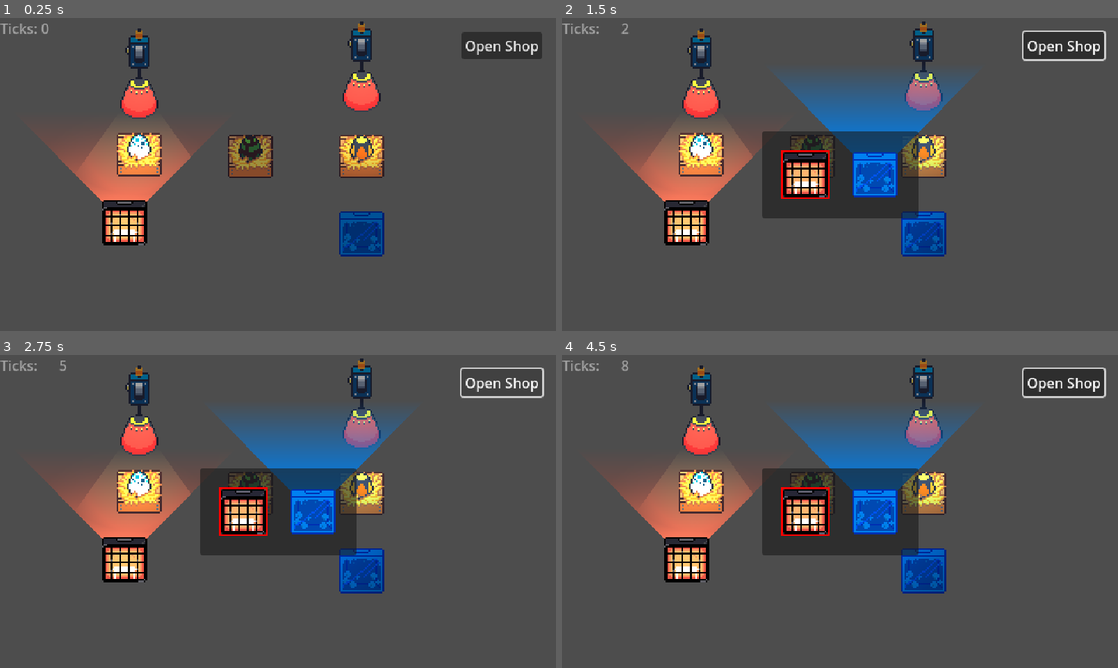
Above: before the commit, frames 1-4 (two rows, left to right).
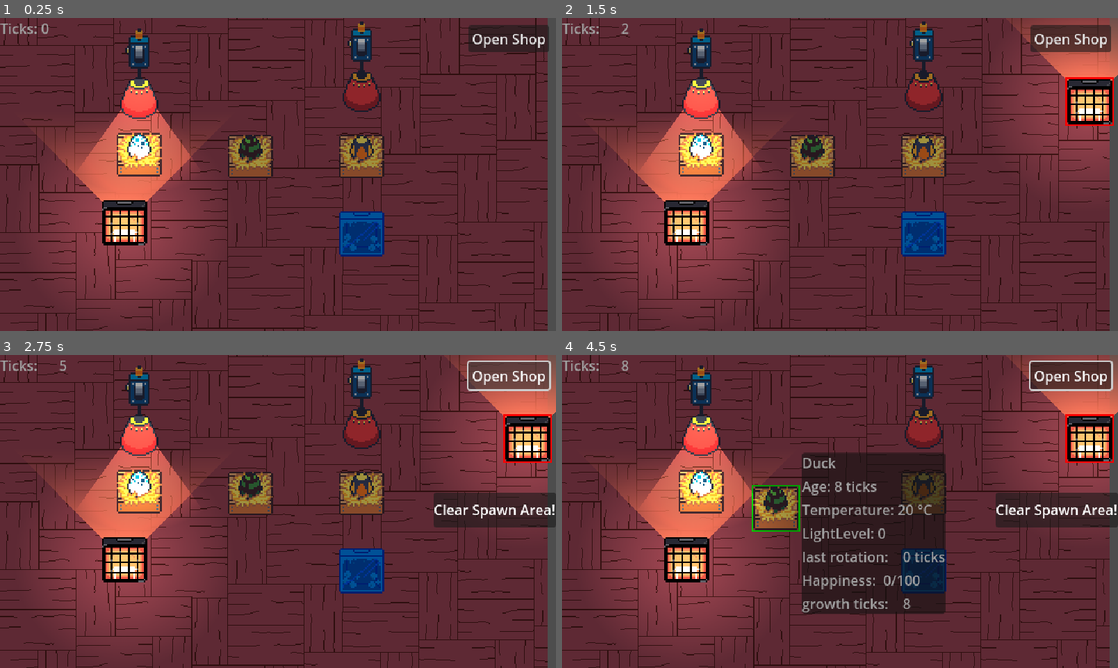
Above: after the commit, the same moments.

Repository: Chris-GW/eggs_incubation_station
Game: Godot game, scene res://main.tscn
Same seed, same stepped clock (60 frames per second), same inputs: the game is played once before the commit and once after it.
Inputs (mouse positions are in pixels of both pictures, inside the frame that each line leads up to):
- Up to frame 1 (0.25 s): no input
- Up to frame 2 (1.5 s): click "Open Shop" at 0.5 s; click (762, 140) at 1.27 s
- Up to frame 3 (2.75 s): click "Open Shop" at 2 s
- Up to frame 4 (4.5 s): click "Open Shop" at 2.75 s; tap Enter at 3.5 s; drag from (701, 492) to (923, 492) at 3.52 s; drag from (812, 492) to (684, 558) at 4.27 s

The runs differ from the first frame. In frame 1, 90% of the frame differs, in the area x 0-99%, y 0-100%; in frame 2, 92%, in the area x 0-100%, y 0-100%; in frame 3, 92%; in frame 4, 90%.

Commit message:
first working shop, added wooden floor background

Diff:
--- a/main.tscn
+++ b/main.tscn
@@ -1,7 +1,8 @@
-[gd_scene load_steps=11 format=3 uid="uid://dfyxn8l8uy0hm"]
+[gd_scene load_steps=13 format=3 uid="uid://dfyxn8l8uy0hm"]
 
 [ext_resource type="Script" uid="uid://jvepttfn2388" path="res://scripts/main.gd" id="1_ig7tw"]
 [ext_resource type="PackedScene" uid="uid://dj04gpqp0lx15" path="res://scenes/incubation_station.tscn" id="2_0xm2m"]
+[ext_resource type="Texture2D" uid="uid://cj6bgb1vq6cuq" path="res://assets/egg_bg_game_jam_July_2025.png" id="2_efxa6"]
 [ext_resource type="Resource" uid="uid://igwpka7ehvvf" path="res://scripts/egg_creatures/creature_chicken.tres" id="3_1bvp3"]
 [ext_resource type="PackedScene" uid="uid://bb2c5mlyg7sy4" path="res://scenes/devices/heater.tscn" id="3_h2yge"]
 [ext_resource type="Resource" uid="uid://5hgtftfyu4uv" path="res://scripts/egg_creatures/creature_duck.tres" id="4_lquwl"]
@@ -11,8 +12,26 @@
 [ext_resource type="PackedScene" uid="uid://dv57jw1jlbgw" path="res://scenes/shop/device_shop.tscn" id="9_kek77"]
 [ext_resource type="PackedScene" uid="uid://d2xwmhitg3r0s" path="res://scenes/shop/egg_reward.tscn" id="10_4c57u"]
 
+[sub_resource type="RectangleShape2D" id="RectangleShape2D_4c57u"]
+size = Vector2(64, 110)
+
 [node name="Main" type="Node2D"]
 script = ExtResource("1_ig7tw")
+
+[node name="BackgroundSprite2D" type="Sprite2D" parent="."]
+z_index = -20
+position = Vector2(315, 180)
+texture = ExtResource("2_efxa6")
+
+[node name="SpawnArea2D" type="Area2D" parent="."]
+position = Vector2(607, 96)
+metadata/_edit_group_ = true
+
+[node name="Marker2D" type="Marker2D" parent="SpawnArea2D"]
+unique_name_in_owner = true
+
+[node name="CollisionShape2D" type="CollisionShape2D" parent="SpawnArea2D"]
+shape = SubResource("RectangleShape2D_4c57u")
 
 [node name="Map" type="Node2D" parent="."]
 
@@ -64,10 +83,10 @@
 anchors_preset = 1
 anchor_left = 1.0
 anchor_right = 1.0
-offset_left = -109.0
-offset_top = 16.0
-offset_right = -16.0
-offset_bottom = 47.0
+offset_left = -101.0
+offset_top = 8.0
+offset_right = -8.0
+offset_bottom = 39.0
 grow_horizontal = 0
 text = "Open Shop"
 
@@ -85,6 +104,21 @@
 offset_right = 303.5
 offset_bottom = 122.5
 
+[node name="ClearSpawnArea" type="PanelContainer" parent="CanvasLayer"]
+visible = false
+anchors_preset = 1
+anchor_left = 1.0
+anchor_right = 1.0
+offset_left = -141.0
+offset_top = 158.0
+offset_bottom = 198.0
+grow_horizontal = 0
+
+[node name="Label" type="Label" parent="CanvasLayer/ClearSpawnArea"]
+layout_mode = 2
+text = "Clear Spawn Area!"
+
 [connection signal="timeout" from="GameTickTimer" to="." method="_on_game_tick_timer_timeout"]
 [connection signal="pressed" from="CanvasLayer/OpenShopButton" to="." method="_on_open_shop_button_pressed"]
+[connection signal="device_bought" from="CanvasLayer/DeviceShop" to="." method="_on_device_shop_device_bought"]
 [connection signal="creature_choosen" from="CanvasLayer/EggReward" to="." method="_on_egg_reward_creature_choosen"]
--- a/project.godot
+++ b/project.godot
@@ -41,6 +41,7 @@
 
 2d_physics/layer_2="egg_layer"
 2d_physics/layer_3="device_layer"
+2d_physics/layer_4="station_layer"
 
 [physics]
 
--- a/scenes/devices/cooler.tscn
+++ b/scenes/devices/cooler.tscn
@@ -37,6 +37,8 @@
 
 [node name="EggEffectArea2D" type="Area2D" parent="."]
 z_index = -2
+collision_layer = 0
+collision_mask = 2
 monitorable = false
 
 [node name="Polygon2D" type="Polygon2D" parent="EggEffectArea2D"]
--- a/scenes/devices/hanging_lamp.tscn
+++ b/scenes/devices/hanging_lamp.tscn
@@ -67,6 +67,8 @@
 [node name="EggEffectArea2D" type="Area2D" parent="."]
 z_index = -2
 position = Vector2(0, 24)
+collision_layer = 0
+collision_mask = 2
 monitorable = false
 
 [node name="CollisionPolygon2D" type="CollisionPolygon2D" parent="EggEffectArea2D"]
@@ -82,9 +84,9 @@
 visible = false
 z_index = 5
 offset_left = 38.0
-offset_top = -49.0
+offset_top = -25.0
 offset_right = 185.0
-offset_bottom = 28.0
+offset_bottom = 25.0
 metadata/_edit_group_ = true
 
 [node name="BoxContainer" type="BoxContainer" parent="HoverPanelContainer"]
@@ -102,7 +104,7 @@
 [node name="IntensityLabel" type="Label" parent="HoverPanelContainer/BoxContainer"]
 unique_name_in_owner = true
 layout_mode = 2
-text = "Intensity: 65"
+text = "Intensity: 1244 lux"
 
 [connection signal="input_event" from="." to="." method="_on_input_event"]
 [connection signal="mouse_entered" from="." to="." method="_on_mouse_entered"]
--- a/scenes/devices/heater.tscn
+++ b/scenes/devices/heater.tscn
@@ -36,6 +36,8 @@
 
 [node name="EggEffectArea2D" type="Area2D" parent="."]
 z_index = -2
+collision_layer = 0
+collision_mask = 2
 monitorable = false
 
 [node name="Polygon2D" type="Polygon2D" parent="EggEffectArea2D"]
@@ -56,6 +58,7 @@
 occluder = SubResource("OccluderPolygon2D_q1f6a")
 
 [node name="HoverPanelContainer" type="PanelContainer" parent="."]
+visible = false
 z_index = 5
 offset_left = 38.0
 offset_top = -38.0
--- a/scenes/egg.tscn
+++ b/scenes/egg.tscn
@@ -12,6 +12,8 @@
 radius = 16.0312
 
 [node name="Egg" type="Area2D" groups=["eggs"]]
+collision_layer = 2
+collision_mask = 2
 monitoring = false
 script = ExtResource("1_qlus4")
 egg_creature = ExtResource("2_34461")
--- a/scenes/incubation_station.tscn
+++ b/scenes/incubation_station.tscn
@@ -1,7 +1,8 @@
-[gd_scene load_steps=9 format=3 uid="uid://dj04gpqp0lx15"]
+[gd_scene load_steps=10 format=3 uid="uid://dj04gpqp0lx15"]
 
 [ext_resource type="Script" uid="uid://dqri55g4ymo54" path="res://scripts/incubation_station.gd" id="1_ck6wp"]
 [ext_resource type="Texture2D" uid="uid://0bfoddy6eyib" path="res://assets/eggs/Incubator Color.png" id="1_fqn86"]
+[ext_resource type="Script" uid="uid://dtu8fhapwdl1m" path="res://scripts/devices/draggable.gd" id="2_psc80"]
 [ext_resource type="PackedScene" uid="uid://dfmpxw6jsmck3" path="res://scenes/egg.tscn" id="2_y04yn"]
 [ext_resource type="Texture2D" uid="uid://0bu6ryyy217l" path="res://assets/eggs/egg_questionmark.png" id="4_psc80"]
 
@@ -23,6 +24,11 @@
 [node name="IncubationStation" type="Area2D" groups=["devices", "incubation_station"]]
 script = ExtResource("1_ck6wp")
 
+[node name="Draggable" type="Node2D" parent="." node_paths=PackedStringArray("area_2d", "outline")]
+script = ExtResource("2_psc80")
+area_2d = NodePath("..")
+outline = NodePath("../Outline2D")
+
 [node name="BoxSprite" type="Sprite2D" parent="."]
 scale = Vector2(2, 2)
 texture = SubResource("AtlasTexture_y04yn")
@@ -39,6 +45,12 @@
 [node name="EggCoverSprite" type="Sprite2D" parent="."]
 scale = Vector2(2, 2)
 texture = SubResource("AtlasTexture_yplrf")
+
+[node name="Outline2D" type="Line2D" parent="."]
+points = PackedVector2Array(-27, -27, 27, -27, 27, 25, -27, 25)
+closed = true
+width = 2.0
+default_color = Color(1, 0, 0, 1)
 
 [node name="CollisionShape2D" type="CollisionShape2D" parent="."]
 visible = false
--- /dev/null
+++ b/scenes/shop/device_shop.gd
@@ -0,0 +1,41 @@
+extends Control
+
+signal device_bought(device: Node2D)
+
+const COOLER = preload("res://scenes/devices/cooler.tscn")
+const HANGING_LAMP = preload("res://scenes/devices/hanging_lamp.tscn")
+const HEATER = preload("res://scenes/devices/heater.tscn")
+const INCUBATION_STATION = preload("res://scenes/incubation_station.tscn")
+
+
+func _on_close_button_pressed() -> void:
+	self.visible = false
+
+
+
+func _on_heater_button_pressed() -> void:
+	var device := HEATER.instantiate()
+	device_bought.emit(device)
+	self.visible = false
+
+
+func _on_cooler_button_pressed() -> void:
+	var device := COOLER.instantiate()
+	device_bought.emit(device)
+	self.visible = false
+
+
+func _on_incubator_button_pressed() -> void:
+	var device := INCUBATION_STATION.instantiate()
+	device_bought.emit(device)
+	self.visible = false
+
+
+func _on_rotator_button_pressed() -> void:
+	pass # Replace with function body.
+
+
+func _on_lamp_button_pressed() -> void:
+	var device := HANGING_LAMP.instantiate()
+	device_bought.emit(device)
+	self.visible = false
--- a/scenes/shop/device_shop.tscn
+++ b/scenes/shop/device_shop.tscn
@@ -1,7 +1,25 @@
-[gd_scene load_steps=3 format=3 uid="uid://dv57jw1jlbgw"]
-
-[ext_resource type="PackedScene" uid="uid://bb2c5mlyg7sy4" path="res://scenes/devices/heater.tscn" id="1_bfki1"]
-[ext_resource type="PackedScene" uid="uid://brnwpac523qw7" path="res://scenes/devices/cooler.tscn" id="2_8lh5x"]
+[gd_scene load_steps=9 format=3 uid="uid://dv57jw1jlbgw"]
+
+[ext_resource type="Texture2D" uid="uid://dtrebpgpb5mnh" path="res://assets/devices/egg_heater.png" id="1_bfki1"]
+[ext_resource type="Script" uid="uid://cww3ghktjswwj" path="res://scenes/shop/device_shop.gd" id="1_h1v14"]
+[ext_resource type="Texture2D" uid="uid://wo53ph3a8glk" path="res://assets/devices/egg_cooler.png" id="2_8lh5x"]
+[ext_resource type="Texture2D" uid="uid://0bfoddy6eyib" path="res://assets/eggs/Incubator Color.png" id="3_8lh5x"]
+
+[sub_resource type="AtlasTexture" id="AtlasTexture_h1v14"]
+atlas = ExtResource("3_8lh5x")
+region = Rect2(0, 0, 26, 26)
+
+[sub_resource type="AtlasTexture" id="AtlasTexture_3f564"]
+atlas = ExtResource("3_8lh5x")
+region = Rect2(26, 0, 26, 26)
+
+[sub_resource type="AtlasTexture" id="AtlasTexture_wx2al"]
+atlas = ExtResource("3_8lh5x")
+region = Rect2(130, 0, 26, 26)
+
+[sub_resource type="AtlasTexture" id="AtlasTexture_8lh5x"]
+atlas = ExtResource("3_8lh5x")
+region = Rect2(78, 0, 26, 26)
 
 [node name="DeviceShop" type="PanelContainer"]
 anchors_preset = 8
@@ -15,6 +33,7 @@
 offset_bottom = 50.0
 grow_horizontal = 2
 grow_vertical = 2
+script = ExtResource("1_h1v14")
 
 [node name="MarginContainer" type="MarginContainer" parent="."]
 layout_mode = 2
@@ -23,23 +42,207 @@
 theme_override_constants/margin_right = 20
 theme_override_constants/margin_bottom = 20
 
-[node name="GridContainer" type="GridContainer" parent="MarginContainer"]
+[node name="VBoxContainer" type="VBoxContainer" parent="MarginContainer"]
+layout_mode = 2
+theme_override_constants/separation = 10
+
+[node name="HBoxContainer2" type="HBoxContainer" parent="MarginContainer/VBoxContainer"]
+layout_mode = 2
+
+[node name="Label" type="Label" parent="MarginContainer/VBoxContainer/HBoxContainer2"]
+layout_mode = 2
+text = "___Shoop___"
+horizontal_alignment = 1
+
+[node name="Control" type="Control" parent="MarginContainer/VBoxContainer/HBoxContainer2"]
+layout_mode = 2
+size_flags_horizontal = 3
+
+[node name="CloseButton" type="Button" parent="MarginContainer/VBoxContainer/HBoxContainer2"]
+layout_mode = 2
+text = "close"
+
+[node name="HBoxContainer" type="HBoxContainer" parent="MarginContainer/VBoxContainer"]
+layout_mode = 2
+theme_override_constants/separation = 10
+alignment = 1
+
+[node name="GridContainer" type="GridContainer" parent="MarginContainer/VBoxContainer/HBoxContainer"]
 layout_mode = 2
 theme_override_constants/h_separation = 20
 theme_override_constants/v_separation = 20
-columns = 3
-
-[node name="Control" type="Control" parent="MarginContainer/GridContainer"]
-custom_minimum_size = Vector2(60, 60)
-layout_mode = 2
-
-[node name="Heater" parent="MarginContainer/GridContainer/Control" instance=ExtResource("1_bfki1")]
-position = Vector2(30, 30)
-enabled = false
-
-[node name="Control2" type="Control" parent="MarginContainer/GridContainer"]
-custom_minimum_size = Vector2(60, 60)
-layout_mode = 2
-
-[node name="Cooler" parent="MarginContainer/GridContainer/Control2" instance=ExtResource("2_8lh5x")]
-position = Vector2(30, 30)
+columns = 2
+
+[node name="HeaterButton" type="Button" parent="MarginContainer/VBoxContainer/HBoxContainer/GridContainer"]
+unique_name_in_owner = true
+custom_minimum_size = Vector2(84, 100)
+layout_mode = 2
+flat = true
+
+[node name="VBoxContainer" type="VBoxContainer" parent="MarginContainer/VBoxContainer/HBoxContainer/GridContainer/HeaterButton"]
+layout_mode = 1
+anchors_preset = 15
+anchor_right = 1.0
+anchor_bottom = 1.0
+grow_horizontal = 2
+grow_vertical = 2
+
+[node name="Label" type="Label" parent="MarginContainer/VBoxContainer/HBoxContainer/GridContainer/HeaterButton/VBoxContainer"]
+layout_mode = 2
+text = "Heater
+1 €"
+horizontal_alignment = 1
+
+[node name="TextureRect" type="TextureRect" parent="MarginContainer/VBoxContainer/HBoxContainer/GridContainer/HeaterButton/VBoxContainer"]
+custom_minimum_size = Vector2(48, 48)
+layout_mode = 2
+size_flags_vertical = 3
+texture = ExtResource("1_bfki1")
+stretch_mode = 5
+
+[node name="CoolerButton" type="Button" parent="MarginContainer/VBoxContainer/HBoxContainer/GridContainer"]
+unique_name_in_owner = true
+custom_minimum_size = Vector2(84, 100)
+layout_mode = 2
+flat = true
+
+[node name="VBoxContainer" type="VBoxContainer" parent="MarginContainer/VBoxContainer/HBoxContainer/GridContainer/CoolerButton"]
+layout_mode = 1
+anchors_preset = 15
+anchor_right = 1.0
+anchor_bottom = 1.0
+grow_horizontal = 2
+grow_vertical = 2
+
+[node name="Label" type="Label" parent="MarginContainer/VBoxContainer/HBoxContainer/GridContainer/CoolerButton/VBoxContainer"]
+layout_mode = 2
+text = "Cooler
+2 €"
+horizontal_alignment = 1
+
+[node name="TextureRect" type="TextureRect" parent="MarginContainer/VBoxContainer/HBoxContainer/GridContainer/CoolerButton/VBoxContainer"]
+custom_minimum_size = Vector2(48, 48)
+layout_mode = 2
+size_flags_vertical = 3
+texture = ExtResource("2_8lh5x")
+stretch_mode = 5
+
+[node name="IncubatorButton" type="Button" parent="MarginContainer/VBoxContainer/HBoxContainer/GridContainer"]
+unique_name_in_owner = true
+custom_minimum_size = Vector2(84, 100)
+layout_mode = 2
+flat = true
+
+[node name="VBoxContainer" type="VBoxContainer" parent="MarginContainer/VBoxContainer/HBoxContainer/GridContainer/IncubatorButton"]
+layout_mode = 1
+anchors_preset = 15
+anchor_right = 1.0
+anchor_bottom = 1.0
+grow_horizontal = 2
+grow_vertical = 2
+
+[node name="Label" type="Label" parent="MarginContainer/VBoxContainer/HBoxContainer/GridContainer/IncubatorButton/VBoxContainer"]
+layout_mode = 2
+text = "Incubator
+3 €"
+horizontal_alignment = 1
+
+[node name="TextureRect" type="TextureRect" parent="MarginContainer/VBoxContainer/HBoxContainer/GridContainer/IncubatorButton/VBoxContainer"]
+custom_minimum_size = Vector2(48, 48)
+layout_mode = 2
+size_flags_vertical = 3
+texture = SubResource("AtlasTexture_h1v14")
+stretch_mode = 5
+
+[node name="TextureRect2" type="TextureRect" parent="MarginContainer/VBoxContainer/HBoxContainer/GridContainer/IncubatorButton/VBoxContainer/TextureRect"]
+layout_mode = 1
+anchors_preset = 15
+anchor_right = 1.0
+anchor_bottom = 1.0
+grow_horizontal = 2
+grow_vertical = 2
+size_flags_vertical = 3
+texture = SubResource("AtlasTexture_3f564")
+stretch_mode = 5
+
+[node name="RotatorButton" type="Button" parent="MarginContainer/VBoxContainer/HBoxContainer/GridContainer"]
+unique_name_in_owner = true
+custom_minimum_size = Vector2(84, 100)
+layout_mode = 2
+flat = true
+
+[node name="VBoxContainer" type="VBoxContainer" parent="MarginContainer/VBoxContainer/HBoxContainer/GridContainer/RotatorButton"]
+layout_mode = 1
+anchors_preset = 15
+anchor_right = 1.0
+anchor_bottom = 1.0
+grow_horizontal = 2
+grow_vertical = 2
+
+[node name="Label" type="Label" parent="MarginContainer/VBoxContainer/HBoxContainer/GridContainer/RotatorButton/VBoxContainer"]
+layout_mode = 2
+text = "Rotator
+2 €"
+horizontal_alignment = 1
+
+[node name="TextureRect" type="TextureRect" parent="MarginContainer/VBoxContainer/HBoxContainer/GridContainer/RotatorButton/VBoxContainer"]
+custom_minimum_size = Vector2(48, 48)
+layout_mode = 2
+size_flags_vertical = 3
+texture = SubResource("AtlasTexture_h1v14")
+stretch_mode = 5
+
+[node name="Label" type="Label" parent="MarginContainer/VBoxContainer/HBoxContainer/GridContainer/RotatorButton/VBoxContainer/TextureRect"]
+layout_mode = 1
+anchors_preset = 15
+anchor_right = 1.0
+anchor_bottom = 1.0
+grow_horizontal = 2
+grow_vertical = 2
+text = "???"
+horizontal_alignment = 1
+
+[node name="LampButton" type="Button" parent="MarginContainer/VBoxContainer/HBoxContainer"]
+unique_name_in_owner = true
+custom_minimum_size = Vector2(60, 120)
+layout_mode = 2
+size_flags_horizontal = 4
+flat = true
+
+[node name="VBoxContainer" type="VBoxContainer" parent="MarginContainer/VBoxContainer/HBoxContainer/LampButton"]
+layout_mode = 1
+anchors_preset = 15
+anchor_right = 1.0
+anchor_bottom = 1.0
+grow_horizontal = 2
+grow_vertical = 2
+
+[node name="Label" type="Label" parent="MarginContainer/VBoxContainer/HBoxContainer/LampButton/VBoxContainer"]
+layout_mode = 2
+text = "Lamp
+2 €"
+horizontal_alignment = 1
+
+[node name="VBoxContainer" type="VBoxContainer" parent="MarginContainer/VBoxContainer/HBoxContainer/LampButton/VBoxContainer"]
+layout_mode = 2
+size_flags_vertical = 3
+theme_override_constants/separation = 0
+
+[node name="TextureRect2" type="TextureRect" parent="MarginContainer/VBoxContainer/HBoxContainer/LampButton/VBoxContainer/VBoxContainer"]
+layout_mode = 2
+size_flags_vertical = 3
+texture = SubResource("AtlasTexture_wx2al")
+stretch_mode = 5
+
+[node name="TextureRect" type="TextureRect" parent="MarginContainer/VBoxContainer/HBoxContainer/LampButton/VBoxContainer/VBoxContainer"]
+layout_mode = 2
+size_flags_vertical = 3
+texture = SubResource("AtlasTexture_8lh5x")
+stretch_mode = 5
+
+[connection signal="pressed" from="MarginContainer/VBoxContainer/HBoxContainer2/CloseButton" to="." method="_on_close_button_pressed"]
+[connection signal="pressed" from="MarginContainer/VBoxContainer/HBoxContainer/GridContainer/HeaterButton" to="." method="_on_heater_button_pressed"]
+[connection signal="pressed" from="MarginContainer/VBoxContainer/HBoxContainer/GridContainer/CoolerButton" to="." method="_on_cooler_button_pressed"]
+[connection signal="pressed" from="MarginContainer/VBoxContainer/HBoxContainer/GridContainer/IncubatorButton" to="." method="_on_incubator_button_pressed"]
+[connection signal="pressed" from="MarginContainer/VBoxContainer/HBoxContainer/GridContainer/RotatorButton" to="." method="_on_rotator_button_pressed"]
+[connection signal="pressed" from="MarginContainer/VBoxContainer/HBoxContainer/LampButton" to="." method="_on_lamp_button_pressed"]
--- a/scripts/devices/cooler.gd
+++ b/scripts/devices/cooler.gd
@@ -11,8 +11,8 @@
 
 
 func _ready() -> void:
+	set_enabled(enabled)
 	hover_panel_container.visible = false
-	set_enabled(enabled)
 	%IntensityLabel.text = "Intensity: %d" % intensity
 
 
--- a/scripts/devices/hanging_lamp.gd
+++ b/scripts/devices/hanging_lamp.gd
@@ -12,6 +12,7 @@
 
 
 func _ready() -> void:
+	set_enabled(enabled)
 	hover_panel_container.visible = false
 	%IntensityLabel.text = "Intensity: %d" % intensity
 
--- a/scripts/main.gd
+++ b/scripts/main.gd
@@ -14,6 +14,11 @@
 		station.egg_selection_wanted.connect(_on_egg_selection_wanted)
 
 
+func _physics_process(_delta: float) -> void:
+	if $CanvasLayer/ClearSpawnArea.visible and not $SpawnArea2D.has_overlapping_areas():
+		$CanvasLayer/ClearSpawnArea.visible = false
+
+
 func _on_game_tick_timer_timeout() -> void:
 	get_tree().call_group("devices", "pre_game_tick")
 	get_tree().call_group("devices", "next_game_tick")
@@ -23,7 +28,10 @@
 
 
 func _on_open_shop_button_pressed() -> void:
-	%DeviceShop.visible = true
+	if $SpawnArea2D.has_overlapping_areas():
+		$CanvasLayer/ClearSpawnArea.visible = true
+	else:
+		%DeviceShop.visible = true
 
 
 var current_station: IncubationStation
@@ -36,3 +44,8 @@
 
 func _on_egg_reward_creature_choosen(creature: EggCreature) -> void:
 	current_station._on_egg_reward_creature_choosen(creature)
+
+
+func _on_device_shop_device_bought(device: Node2D) -> void:
+	$Map.add_child(device)
+	device.global_position = %Marker2D.global_position
--- a/scripts/shop/egg_reward.gd
+++ b/scripts/shop/egg_reward.gd
@@ -47,3 +47,4 @@
 func _on_button_pressed(idx: int) -> void:
 	var creature: EggCreature = creature_choices.get(idx)
 	creature_choosen.emit(creature)
+	self.visible = false
Binary file added: assets/egg_bg_game_jam_July_2025.png
Not shown, added: assets/egg_bg_game_jam_July_2025.png.import
Not shown, added: scenes/shop/device_shop.gd.uid
